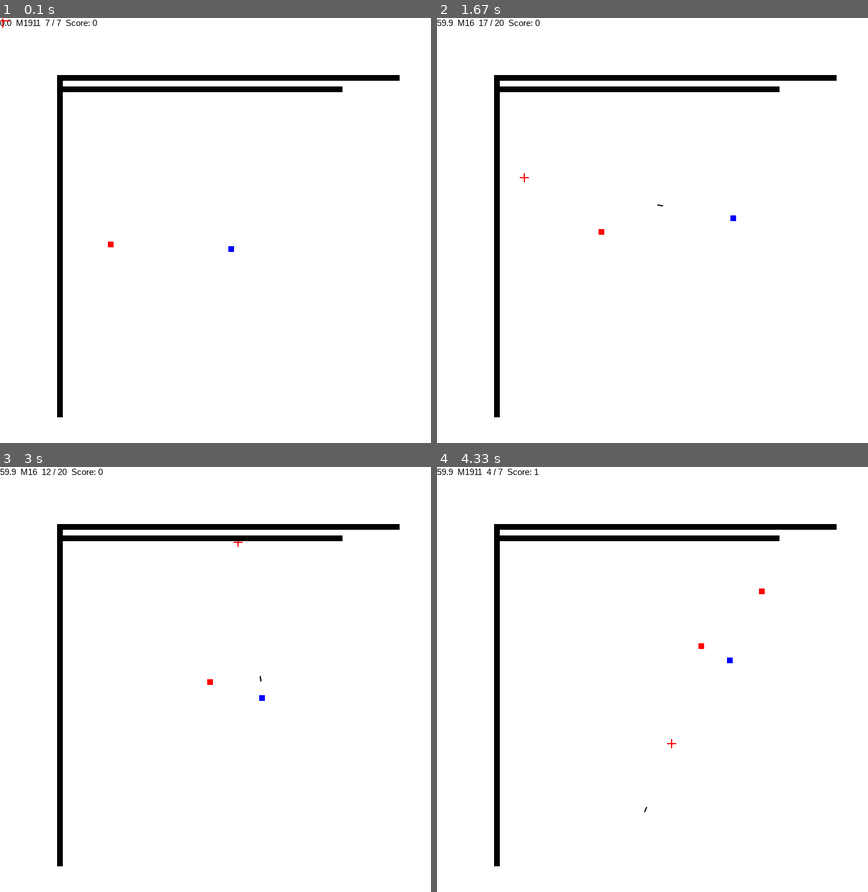
Above: before the commit, frames 1-4 (two rows, left to right).
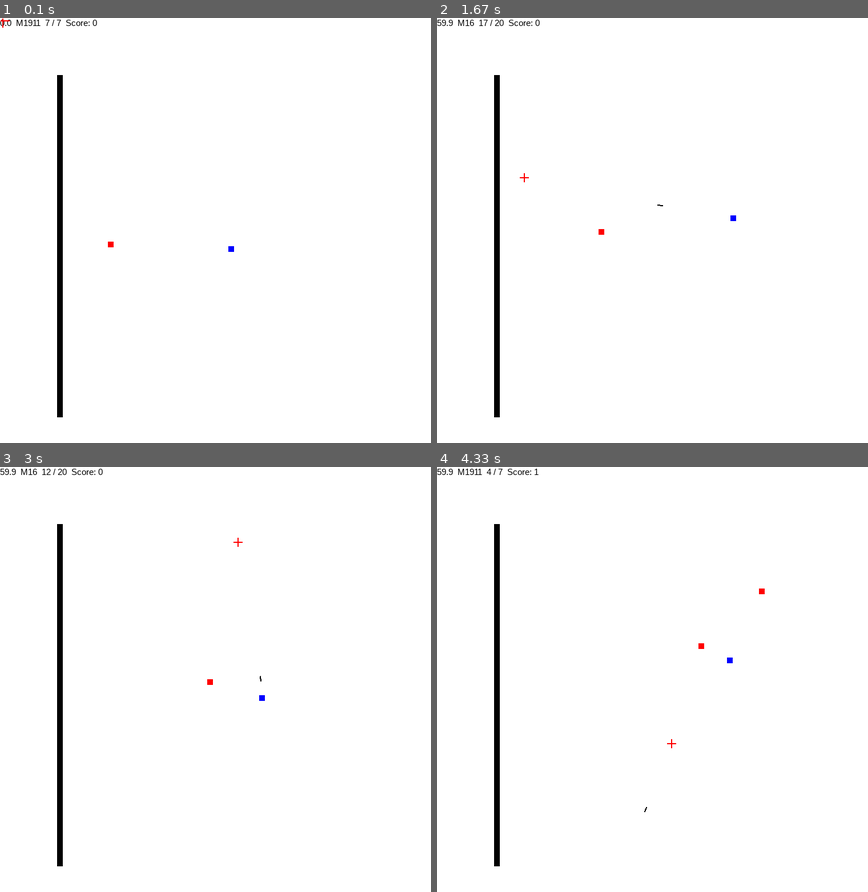
Above: after the commit, the same moments.

Repository: zwang20/Chaos
Game: pygame game, started from chaos.py
Same seed, same stepped clock (60 frames per second), same inputs: the game is played once before the commit and once after it.
Inputs (mouse positions are in pixels of both pictures, inside the frame that each line leads up to):
- Up to frame 1 (0.1 s): no input
- Up to frame 2 (1.67 s): tap Space at 0.33, 0.73, 1.03, 1.23, 1.57 s; hold Right 0.67-1.13 s; move the mouse to (811, 234) at 0.7 s; tap 2 at 0.82 s; hold Up 1.17-1.47 s; move the mouse to (557, 251) at 1.2 s; hold Right from 1.5 s (still down); move the mouse to (523, 179) at 1.53 s
- Up to frame 3 (3 s): tap Space at 1.87, 2.07, 2.37, 2.63, 2.97 s; release Right at 1.97 s; hold Left 2-2.53 s; move the mouse to (293, 535) at 2.03 s; tap 2 at 2.15 s; hold Down 2.57-2.87 s; move the mouse to (280, 734) at 2.6 s; hold Left from 2.9 s (still down); move the mouse to (237, 543) at 2.93 s
- Up to frame 4 (4.33 s): tap Space at 3.27, 3.4, 3.8, 4.1 s; release Left at 3.3 s; hold Up 3.33-3.7 s; move the mouse to (501, 683) at 3.37 s; tap 2 at 3.48 s; hold Right from 3.73 s (still down); move the mouse to (669, 743) at 3.77 s; tap 1 at 3.88 s

The runs differ from the first frame. In frame 1, 1.9% of the frame differs, in the area x 14-93%, y 13-18%; in frame 2, 1.9%; in frame 3, 1.9%; in frame 4, 1.9%.

Commit message:
Map based Ai

Diff:
--- a/chaos.py
+++ b/chaos.py
@@ -133,6 +133,15 @@
                 self.rect.top = i.rect.bottom
 
     def ai(self):
+        if pygame.sprite.spritecollide(self, PathBlockEnemy.family, False):
+            for x in PathBlockEnemy.objects:
+                if pygame.sprite.collide_rect(self, x):
+                    for y in PathBlockPlayer.family:
+                        if x.id == y.id:
+                            if pygame.sprite.spritecollide(y, Player.family, False):
+                                self.move(x.move_x, x.move_y)
+                                return
+
         if self.rect.x > Player.family.sprite.rect.x:
             self.move(-1, 0)
         elif self.rect.x == Player.family.sprite.rect.x:
@@ -203,6 +212,7 @@
             smart_spawn()
             smart_spawn()
             Player.family.sprite.score += 1
+            self.kill()
 
         if pygame.sprite.spritecollide(self, Block.family, False):
             self.kill()
@@ -302,6 +312,44 @@
         return 0
 
 
+class PathBlockEnemy(pygame.sprite.Sprite):
+    objects = []
+
+    family = pygame.sprite.Group()
+
+    def __init__(self, x, y, width, height, move_x, move_y, id):
+        super().__init__()
+        self.x = x
+        self.y = y
+        self.width = width
+        self.height = height
+        self.move_x = move_x
+        self.move_y = move_y
+        self.image = pygame.Surface((self.width, self.height))
+        self.rect = self.image.get_rect()
+        self.rect.topleft = (self.x, self.y)
+        PathBlockEnemy.family.add(self)
+        self.id = id
+        PathBlockEnemy.objects.append(self)
+
+
+class PathBlockPlayer(pygame.sprite.Sprite):
+
+    family = pygame.sprite.Group()
+
+    def __init__(self, x, y, width, height, id):
+        super().__init__()
+        self.x = x
+        self.y = y
+        self.width = width
+        self.height = height
+        self.image = pygame.Surface((self.width, self.height))
+        self.rect = self.image.get_rect()
+        self.rect.topleft = (self.x, self.y)
+        PathBlockPlayer.family.add(self)
+        self.id = id
+
+
 def smart_spawn():
     Enemy(random.randint(1, display_width - Enemy.height - 1),
           random.randint(1, display_width - Enemy.width - 1))
@@ -315,12 +363,6 @@
 
 def update():
     GameObj.family.update()
-
-
-def load_map(map='map'):
-    file = open(str(map) + '.map', 'r')
-    for line in file:
-        eval(line)
 
 
 def game():
@@ -339,10 +381,10 @@
     1: {'name': 'M16'  , 'max_ammo': 20, 'cooldown_time': 8, 'burst': False, 'burst_count': 2, 'burst_time': 2, 'reload_time': 180, 'ammo' : 20, 'sound': rifle_sound }
     }
 
-    # Block(100, 100, 10, 600)
-    # Block(100, 100, 600, 10)
-    # Block(100, 120, 500, 10)
-    load_map()
+    file = open('map' + '.map', 'r')
+
+    for line in file:
+        eval(line) # This is extremely dangerous due to the ability to run code
 
     # Main loop
     smart_spawn()
--- a/map.map
+++ b/map.map
@@ -1,3 +1,3 @@
 Block(100, 100, 10, 600)
-Block(100, 100, 600, 10)
-Block(100, 120, 500, 10)
+PathBlockEnemy(0, 100, 100, 600, 0, 1, 1)
+PathBlockPlayer(110, 100, 690, 600, 1)
